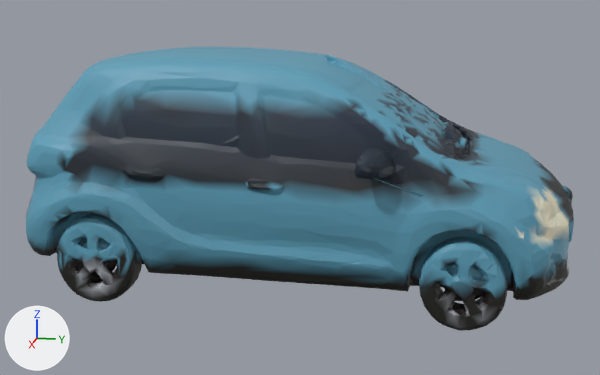
Before and after pictures for a commit that changed the glTF model scripts/assets/models/vehicles/tiba_lod1.glb.
Rendered twice from a 50 mm camera at (244.4, 46.1, 88.8) aimed at (3.3, -2.1, 28.5). Every picture has the same lights, and +X, +Y and +Z are marked at lower left. The picture after the commit comes second. Where no turn or scale is listed for an object, it has been applied to the vertices. Vertices at exactly the same position are counted once.

The first picture shows 'geometry_0'.
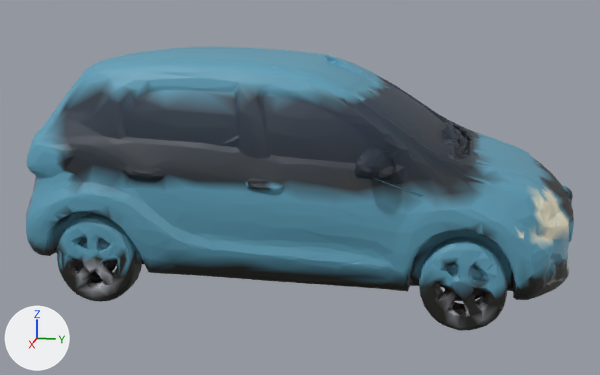
Pixel boxes (x1, y1, x2, y2) of what changed, in the pictures (600 x 375 px):
part 1 of me_geometry_0, recoloured
    both: (53, 76, 485, 185)
part 2 of me_geometry_0, recoloured
    both: (64, 81, 477, 191)
part 3 of me_geometry_0, recoloured
    both: (41, 74, 506, 186)

Diff of the bpy script that builds the scene:
```diff
--- a/scripts/assets/models/vehicles/tiba_lod1.glb.py
+++ b/scripts/assets/models/vehicles/tiba_lod1.glb.py
@@ me_geometry_0 @@
 me_geometry_0.from_pydata(...)  # 8495 vertices, 17098 faces; spans x -42.0..45.0, y -81.0..77.0, z 0.0..69.0
 # used by ob_geometry_0; location = (0.0, 0.0, 0.0)
+# me_geometry_0 part 1: 758 faces centred in x -35.0..37.0, y -78.0..50.0, z 22.0..60.0 are repainted in the vertex colours; the middle colour goes from cyan #5c9eb7 to dark blue #223242
+# me_geometry_0 part 2: 687 faces centred in x -35.0..40.0, y -78.0..50.0, z 24.0..58.0 are repainted in the vertex colours; the middle colour goes from dark blue #3d5f6e to dark blue #1c2a3b
+# me_geometry_0 part 3: 407 faces centred in x -35.0..36.0, y -79.0..56.0, z 20.0..63.0 are repainted in the vertex colours; the middle colour goes from cyan #5c9eb7 to blue #496d7f
 me_geometry_0.materials.append(mat_geometry_0)
```
